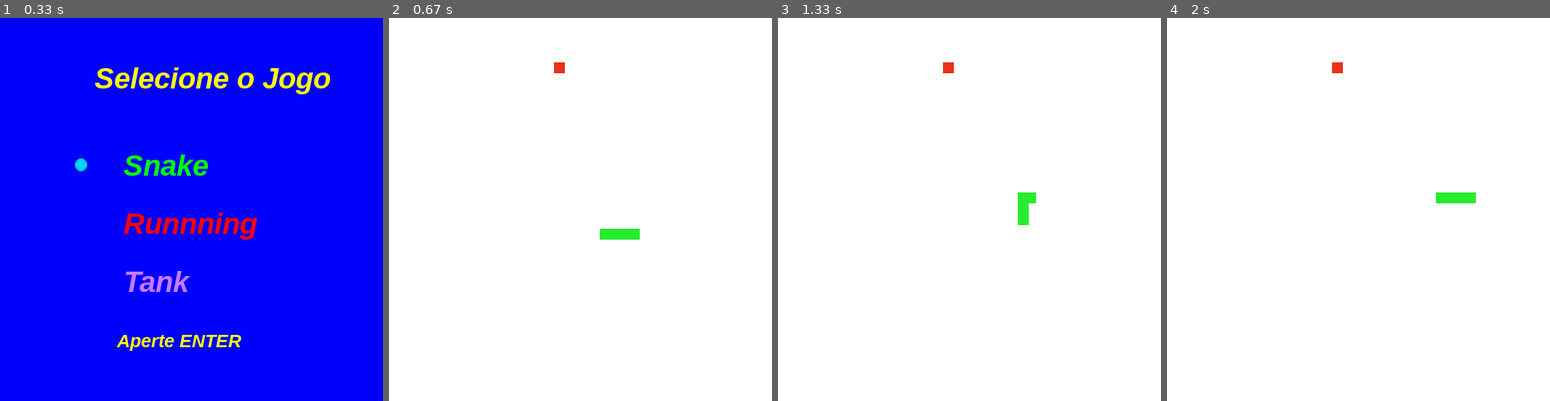
Above: before the commit, frames 1-4 (left to right).
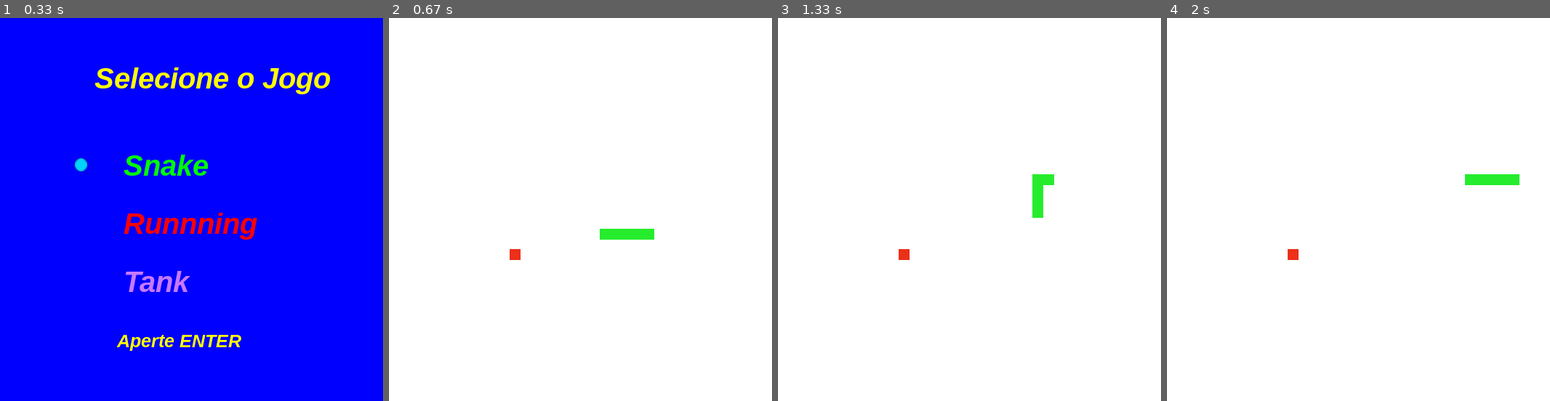
Above: after the commit, the same moments.

Repository: DiegoCacau/infinitygames
Game: pygame game, started from main.py
The game is run twice, just before and just after one commit, with the same random seed, the same clock (stepped at 60 frames per second) and the same inputs.
Inputs:
- Up to frame 1 (0.33 s): no input
- Up to frame 2 (0.67 s): tap Enter at 0.33 s
- Up to frame 3 (1.33 s): hold Up 0.67-1.13 s; hold Right from 1.17 s (still down)
- Up to frame 4 (2 s): release Right at 1.63 s

Frame 1 is identical in both runs. In frame 2, 0.3% of the frame differs, in the area x 31-70%, y 11-64%; in frame 3, 0.8%; in frame 4, 0.9%, in the area x 31-93%, y 11-64%.

Commit message:
class snake partialy implemented

Diff:
--- a/main.py
+++ b/main.py
@@ -6,6 +6,7 @@
 import random
 from tankEnemy import enemy_tank
 from sho import shot
+from snake import snake
 
 
 #game config
@@ -40,6 +41,8 @@
 score = 0
 
 
+game = []
+
 #tela de inicialização
 def start(MODE,select, tempo):
     global lastClick
@@ -77,99 +80,6 @@
 
     return MODE,tempo
 
-#jogo snake
-def snake(pixel,score):
-    global MODE
-
-    #para dar a volta na tela
-    if pixel['snake'][0].x <= 10 and pixel['direcao'] == 2:
-        pixel['snake'][0].set_position(500,pixel['snake'][0].y)
-    elif pixel['snake'][0].x >= 500 and pixel['direcao'] == 1:
-        pixel['snake'][0].set_position(10,pixel['snake'][0].y)
-    elif pixel['snake'][0].y <= 10 and pixel['direcao'] == 3:
-        pixel['snake'][0].set_position(pixel['snake'][0].x,500)
-    elif pixel['snake'][0].y >= 500 and pixel['direcao'] == 4:
-        pixel['snake'][0].set_position(pixel['snake'][0].x,10)
-
-
-    #configura a direção da snake e faz as movimentações
-    x=0
-    y=0
-    currentTime = window.last_time
-    if(currentTime - pixel['ultimoMov'] > delay):
-        pixel['ultimoMov'] = currentTime
-        if keyboard.key_pressed("RIGHT") and pixel['direcao'] != 2:
-            pixel['direcao'] = 1
-        elif  keyboard.key_pressed("LEFT") and pixel['direcao'] != 1:
-            pixel['direcao'] = 2
-        elif  keyboard.key_pressed("UP") and pixel['direcao'] != 4:
-            pixel['direcao'] = 3
-        elif keyboard.key_pressed("DOWN") and pixel['direcao'] != 3:
-            pixel['direcao'] = 4
-
-    if pixel['direcao'] == 1:
-        x = 10
-    if pixel['direcao'] == 2:
-        x = -10
-    if pixel['direcao'] == 3:
-        y = -10
-    if pixel['direcao'] == 4:
-        y = 10
-
-    posi_x = pixel["snake"][0].x
-    posi_y = pixel["snake"][0].y
-
-    pixel["snake"][0].set_position(posi_x+x, posi_y+y)
-    pixel["snake"][0].draw()
-    i=0
-    for pix in pixel["snake"]:
-        if i!=0:
-            pos_x_aux=pix.x
-            pos_y_aux = pix.y
-            pix.set_position(posi_x, posi_y)
-            posi_x = pos_x_aux
-            posi_y = pos_y_aux
-            pix.draw()
-        i=1
-
-    if(pixel['snake'][0].collided(red_pix)):
-        red_pix.set_position(random.randint(0,512),random.randint(0,512))
-        snake_pixel = Sprite("Snake/snake.png", 1)
-        snake_pixel.set_total_duration(0)
-        snake_pixel.set_position(999, 999)
-        pixel['pontos'] = pixel['pontos']+50
-        pixel['snake'].append(snake_pixel)
-        print(pixel['pontos'])
-        score = score + 50
-        audio_shot.play()
-
-    for i in range(len(pixel['snake'])):
-        if (len(pixel['snake']) > i+4):
-            j = i + 4
-            while j < (len(pixel['snake'])):
-                if pixel['snake'][i].collided(pixel['snake'][j]):
-                    MODE = 9
-                    audio_end.play()
-                j = j +1
-
-    red_pix.draw()
-    return score
-
-#configurções iniciais do snake
-def startSnake():
-    snake_x = [290, 290, 290, 290, 290]
-    snake_y = [290, 280, 270, 260, 250]
-    red_pix.set_total_duration(0)
-    red_pix.set_position(random.randint(0, 512), random.randint(0, 512))
-    pixel = {'snake': [], 'direcao': 1, 'ultimoMov': 0, 'pontos': 0}
-    i = 0
-    for snk in snake_x:
-        snake_pixel = Sprite("Snake/snake.png", 1)
-        snake_pixel.set_total_duration(0)
-        snake_pixel.set_position(snake_x[i], snake_y[i])
-        pixel['snake'].append(snake_pixel)
-        i = i + 1
-    return pixel
 
 #configurações iniciais de running
 def startRunning():
@@ -414,10 +324,10 @@
     if(MODE == 0):
         MODE,tempo = start(MODE,select,tempo)
         score = 0
+        GAME_SPEED = 1
         if(MODE == 1):
-            # Snake
-            red_pix = Sprite('Snake/pixel.png', 1)
-            pixel = startSnake()
+            game.append(snake())
+
         elif(MODE == 2):
             #running
             wall = Sprite("Running/pixel.png")
@@ -438,7 +348,7 @@
         clock.tick(GAME_SPEED*10)
         rgb[0] = 255
         rgb[1] = 255
-        score = snake(pixel,score)
+        score,MODE = game[0].game(delay,score,MODE,window,keyboard)
     #running
     elif(MODE == 2):
         clock.tick(GAME_SPEED * 10)
@@ -458,5 +368,7 @@
     #game over
     elif(MODE == 9):
         MODE,window, lastClick,rgb = fim(window, lastClick,rgb)
+        game = []
+
 
     window.update()
--- a/snake.py
+++ b/snake.py
@@ -1,9 +1,14 @@
 from PPlay.sprite import *
+from PPlay.sound import *
 import random
 
 
 
-def snake():
+
+class snake():
+
+	#audio
+
 
 
 	def __init__(self):
@@ -11,7 +16,7 @@
 		snake_y = [290, 280, 270, 260, 250]
 		self.pixel = {'snake': [], 'direcao': 1, 'ultimoMov': 0, 'pontos': 0}
 		i = 0
-	    for snk in self.snake_x:
+		for snk in snake_x:
 			snake_pixel = Sprite("Snake/snake.png", 1)
 			snake_pixel.set_total_duration(0)
 			snake_pixel.set_position(snake_x[i], snake_y[i])
@@ -21,33 +26,114 @@
 		self.red_pix.set_total_duration(0)
 		self.red_pix.set_position(random.randint(0, 512), random.randint(0, 512))
 
-	def move(self):
+		self.audio = Sound("Sounds/shot.ogg")
+		self.audio.set_volume(100)
+		self.audio_end = Sound("Sounds/end.ogg")
+		self.audio_end.set_volume(100)
+
+	def move(self, delay,window,keyboard):
 		self.red_pix.draw()
+
+		#configura a direção da snake e faz as movimentações
+		x=0
+		y=0
+		currentTime = window.last_time
+		if(currentTime - self.pixel['ultimoMov'] > delay):
+			self.pixel['ultimoMov'] = currentTime
+			if keyboard.key_pressed("RIGHT") and self.pixel['direcao'] != 2:
+				self.pixel['direcao'] = 1
+			elif  keyboard.key_pressed("LEFT") and self.pixel['direcao'] != 1:
+				self.pixel['direcao'] = 2
+			elif  keyboard.key_pressed("UP") and self.pixel['direcao'] != 4:
+				self.pixel['direcao'] = 3
+			elif keyboard.key_pressed("DOWN") and self.pixel['direcao'] != 3:
+				self.pixel['direcao'] = 4
+
+
+		if self.pixel['direcao'] == 1:
+			x = 15
+		if self.pixel['direcao'] == 2:
+			x = -15
+		if self.pixel['direcao'] == 3:
+			y = -15
+		if self.pixel['direcao'] == 4:
+			y = 15
+
+		posi_x = self.pixel["snake"][0].x
+		posi_y = self.pixel["snake"][0].y
+
+		self.pixel["snake"][0].set_position(posi_x+x, posi_y+y)
+		self.pixel["snake"][0].draw()
+
+		self.draw(posi_x,posi_y)
+
 
 	def getApple(self, score):
 		if(self.pixel['snake'][0].collided(self.red_pix)):
-			self.red_pix.set_position(random.randint(0,527),random.randint(0,527))
+			self.red_pix.set_position(
+				random.randint(self.red_pix.height,527-self.red_pix.height),
+				random.randint(self.red_pix.height,527-self.red_pix.height))
 			snake_pixel = Sprite("Snake/snake.png", 1)
 			snake_pixel.set_total_duration(0)
 			snake_pixel.set_position(999, 999)
 			self.pixel['pontos'] = self.pixel['pontos']+50
 			self.pixel['snake'].append(snake_pixel)
-			#print(pixel['pontos'])
 			score = score + 50
-			audio_shot.play()
-			return score
+			self.audio.play()
+		return score
 
 	def lost(self, MODE):
-		for i in range(len(pixel['snake'])):
-			if (len(pixel['snake']) > i+4):
+		for i in range(len(self.pixel['snake'])):
+			if (len(self.pixel['snake']) > i+4):
 				j = i + 4
-				while j < (len(pixel['snake'])):
-					if pixel['snake'][i].collided(pixel['snake'][j]):
+				while j < (len(self.pixel['snake'])):
+					if self.pixel['snake'][i].collided(self.pixel['snake'][j]):
 						MODE = 9
-						audio_end.play()
+						self.audio_end.play()
 						return MODE
 					j = j +1
 		return MODE
 
-	def draw(self):
-		pass
+	def draw(self,posi_x,posi_y):
+		i=0
+		for pix in self.pixel["snake"]:
+			if i!=0:
+				pos_x_aux=pix.x
+				pos_y_aux = pix.y
+				pix.set_position(posi_x, posi_y)
+				posi_x = pos_x_aux
+				posi_y = pos_y_aux
+				pix.draw()
+			i=1
+
+	def border(self):
+		if self.pixel['snake'][0].x <= self.pixel['snake'][0].height \
+			and self.pixel['direcao'] == 2:
+
+			self.pixel['snake'][0].set_position(
+				527- self.pixel['snake'][0].height, self.pixel['snake'][0].y)
+
+		elif self.pixel['snake'][0].x >= 527-self.pixel['snake'][0].height \
+			and self.pixel['direcao'] == 1:
+
+			self.pixel['snake'][0].set_position(
+				self.pixel['snake'][0].height, self.pixel['snake'][0].y)
+
+		elif self.pixel['snake'][0].y <= self.pixel['snake'][0].height \
+			and self.pixel['direcao'] == 3:
+
+			self.pixel['snake'][0].set_position(
+				self.pixel['snake'][0].x,527- self.pixel['snake'][0].height)
+
+		elif self.pixel['snake'][0].y >= 527-self.pixel['snake'][0].height \
+			and self.pixel['direcao'] == 4:
+
+			self.pixel['snake'][0].set_position(
+				self.pixel['snake'][0].x, self.pixel['snake'][0].height)
+
+	def game(self,delay,score,MODE,window,keyboard):
+		self.border()
+		self.move(delay,window,keyboard)
+		score = self.getApple(score)
+		MODE = self.lost(MODE)
+		return score,MODE
